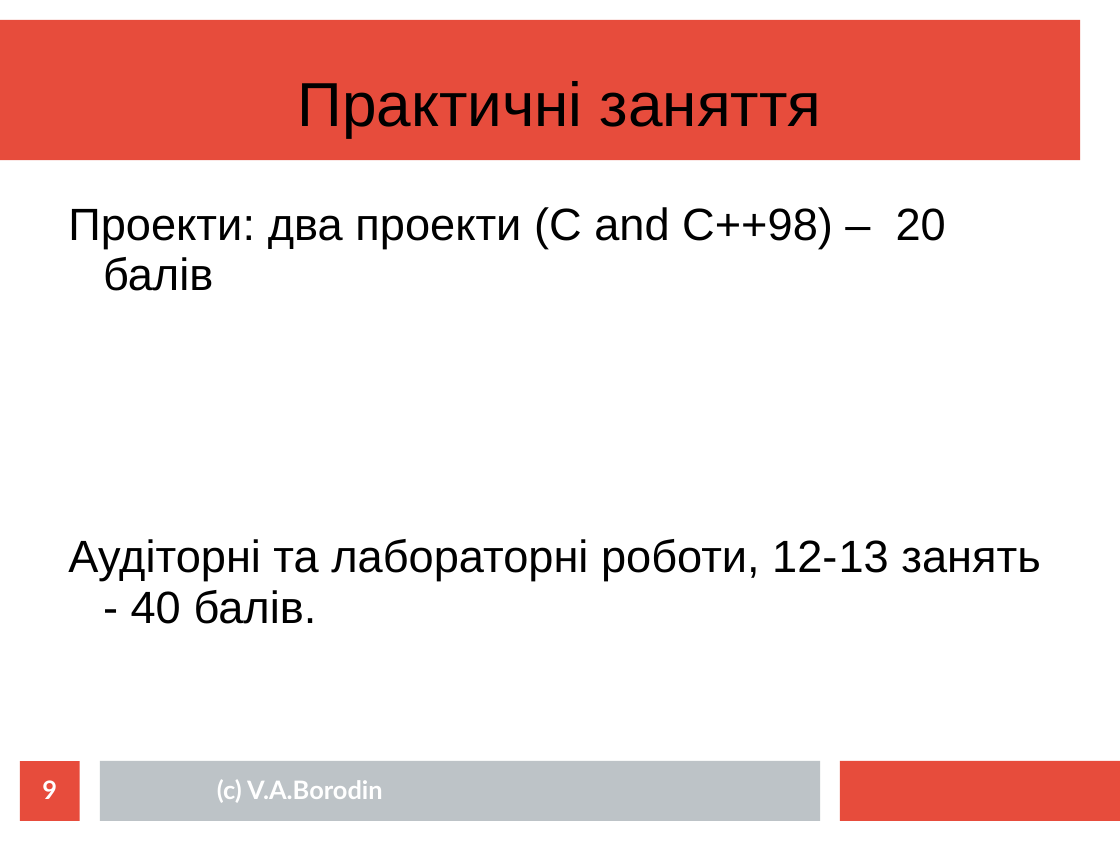
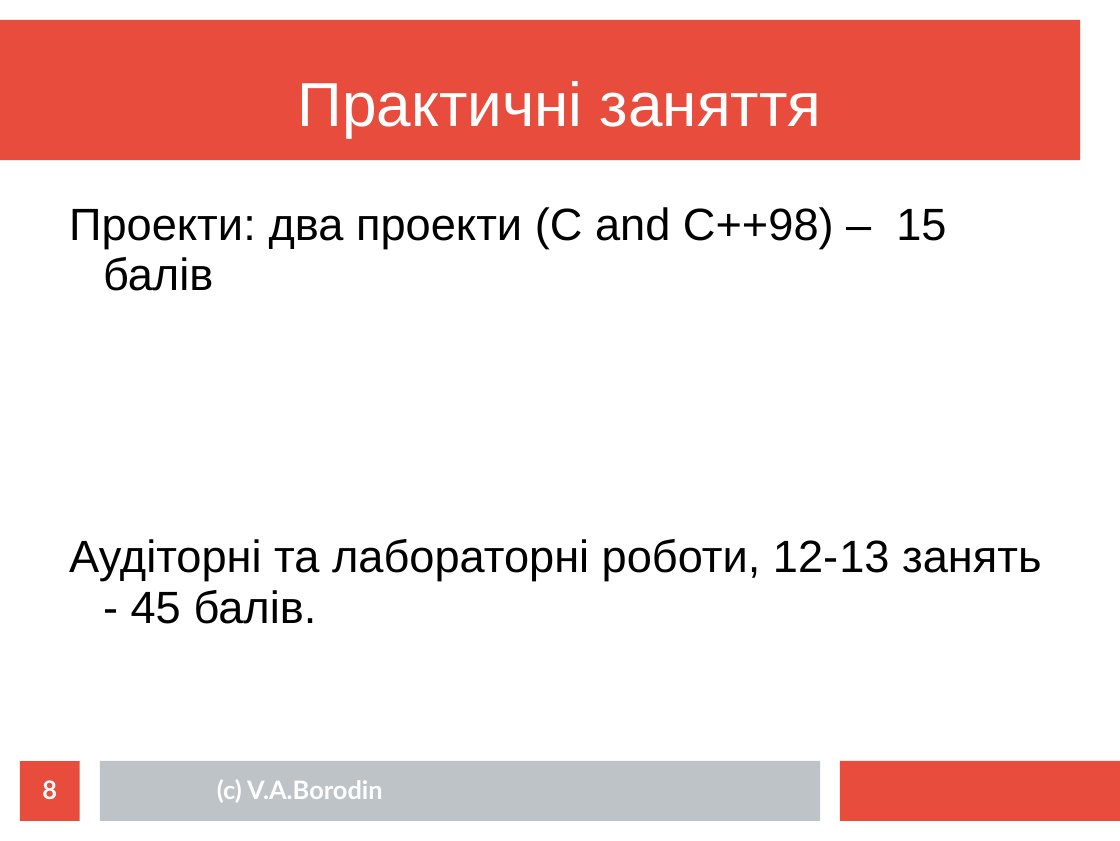
Before and after one commit to mecchmatProjects/CppCourse, a slide deck: slide 8 of Lect01/CppTutorUkr0.ppt (slide 9 before the commit). Drawn at 1120x841 pixels with LibreOffice and Linux fonts; fonts in the diff are those of the drawing. Boxes give left, top, right and bottom in pixels: in the first picture for what was removed or moved away, otherwise in the second. Text is boxed around its words. In the diff, an @@ line names an element or a change of style, - is before the commit and + after.

```diff
--- a/Lect01/CppTutorUkr0.ppt
+++ b/Lect01/CppTutorUkr0.ppt
@@ text "Практичні заняття" at (298, 81, 821, 137): text colour #000000 to #FFFFFF @@
@@ text at (69, 207, 1041, 624): text changed @@
-Проекти: два проекти (C and C++98) – 20 балів
-Аудіторні та лабораторні роботи, 12-13 занять - 40 балів.
+Проекти: два проекти (C and C++98) – 15 балів
+Аудіторні та лабораторні роботи, 12-13 занять - 45 балів.
@@ page number at (42, 780, 57, 799): text changed @@
-9
+8
```
Also in this commit, not shown: 34 other slides changed, 4 slides added, 2 slides removed, 6 other files.
